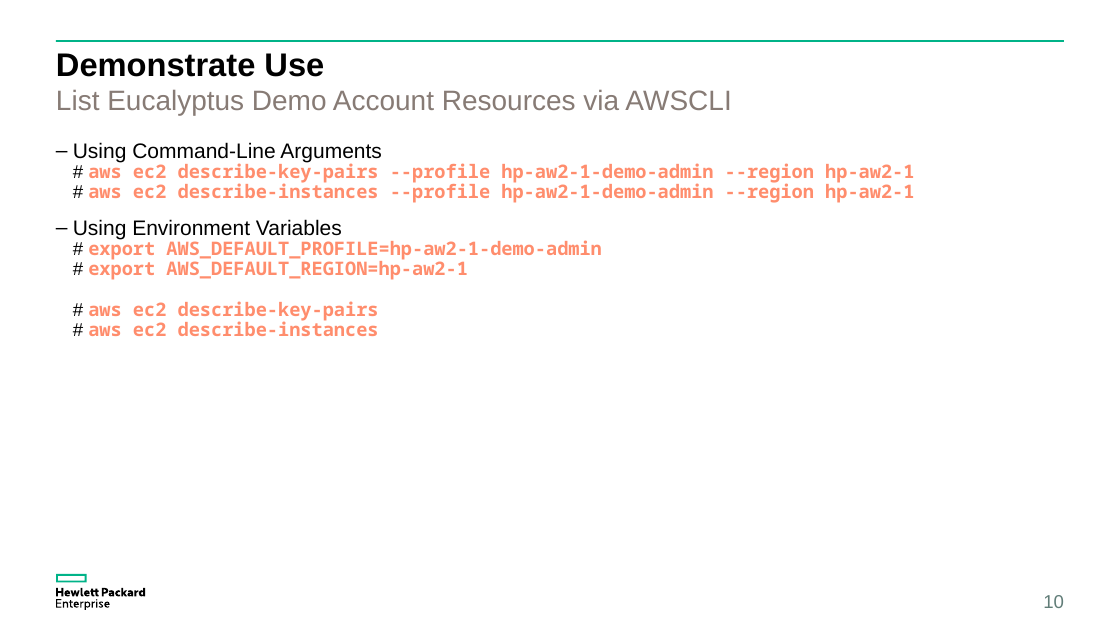
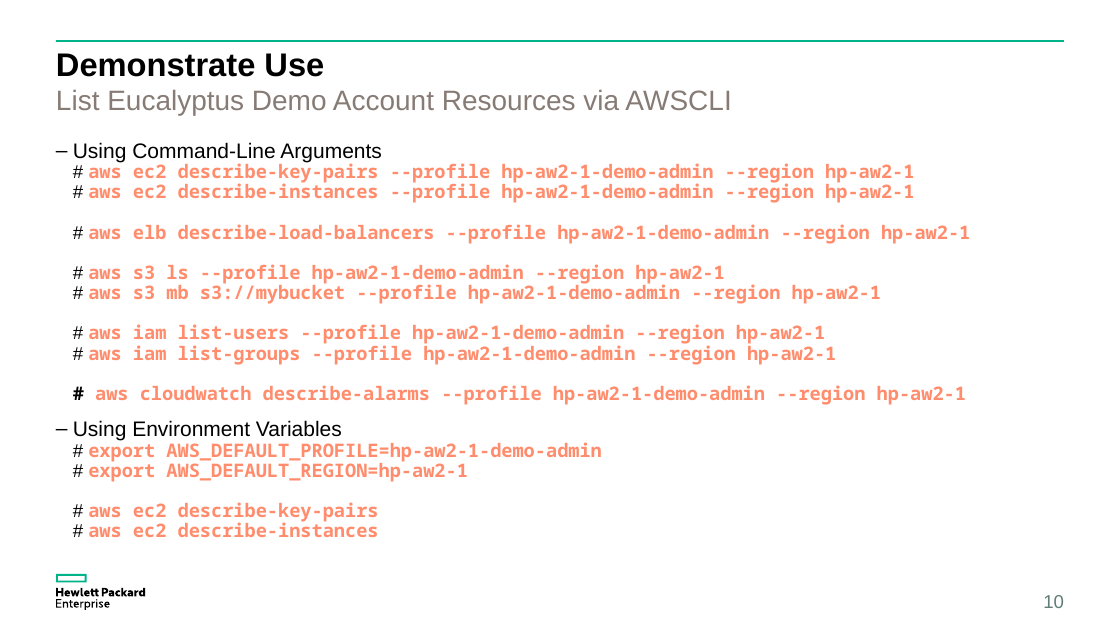
Before and after one commit to eucalyptus/euca-demo, a slide deck: slide 10 of demos/demo-90-configure-management-workstation/docs/demo-90-configure-management-workstation-short.pptx. Drawn at 1120x630 pixels with LibreOffice and Linux fonts; fonts in the diff are those of the drawing. Boxes give left, top, right and bottom in pixels: in the first picture for what was removed or moved away, otherwise in the second. Text is boxed around its words. In the diff, an @@ line names an element or a change of style, - is before the commit and + after.

Commit message:
changes missed to demo 90

```diff
--- a/demos/demo-90-configure-management-workstation/docs/demo-90-configure-management-workstation-short.pptx
+++ b/demos/demo-90-configure-management-workstation/docs/demo-90-configure-management-workstation-short.pptx
@@ text at [73, 142, 970, 405]: text changed @@
-– Using Command-Line Arguments
-  # aws ec2 describe-key-pairs --profile hp-aw2-1-demo-admin --region hp-aw2-1
-  # aws ec2 describe-instances --profile hp-aw2-1-demo-admin --region hp-aw2-1
+– Using Command-Line Arguments
+  # aws ec2 describe-key-pairs --profile hp-aw2-1-demo-admin --region hp-aw2-1
+  # aws ec2 describe-instances --profile hp-aw2-1-demo-admin --region hp-aw2-1
+  # aws elb describe-load-balancers --profile hp-aw2-1-demo-admin --region hp-aw2-1
+  # aws s3 ls --profile hp-aw2-1-demo-admin --region hp-aw2-1
+  # aws s3 mb s3://mybucket --profile hp-aw2-1-demo-admin --region hp-aw2-1
+  # aws iam list-users --profile hp-aw2-1-demo-admin --region hp-aw2-1
+  # aws iam list-groups --profile hp-aw2-1-demo-admin --region hp-aw2-1
+  # aws cloudwatch describe-alarms --profile hp-aw2-1-demo-admin --region hp-aw2-1
```
Also in this commit, not shown: 6 other slides changed, 2 other files.
